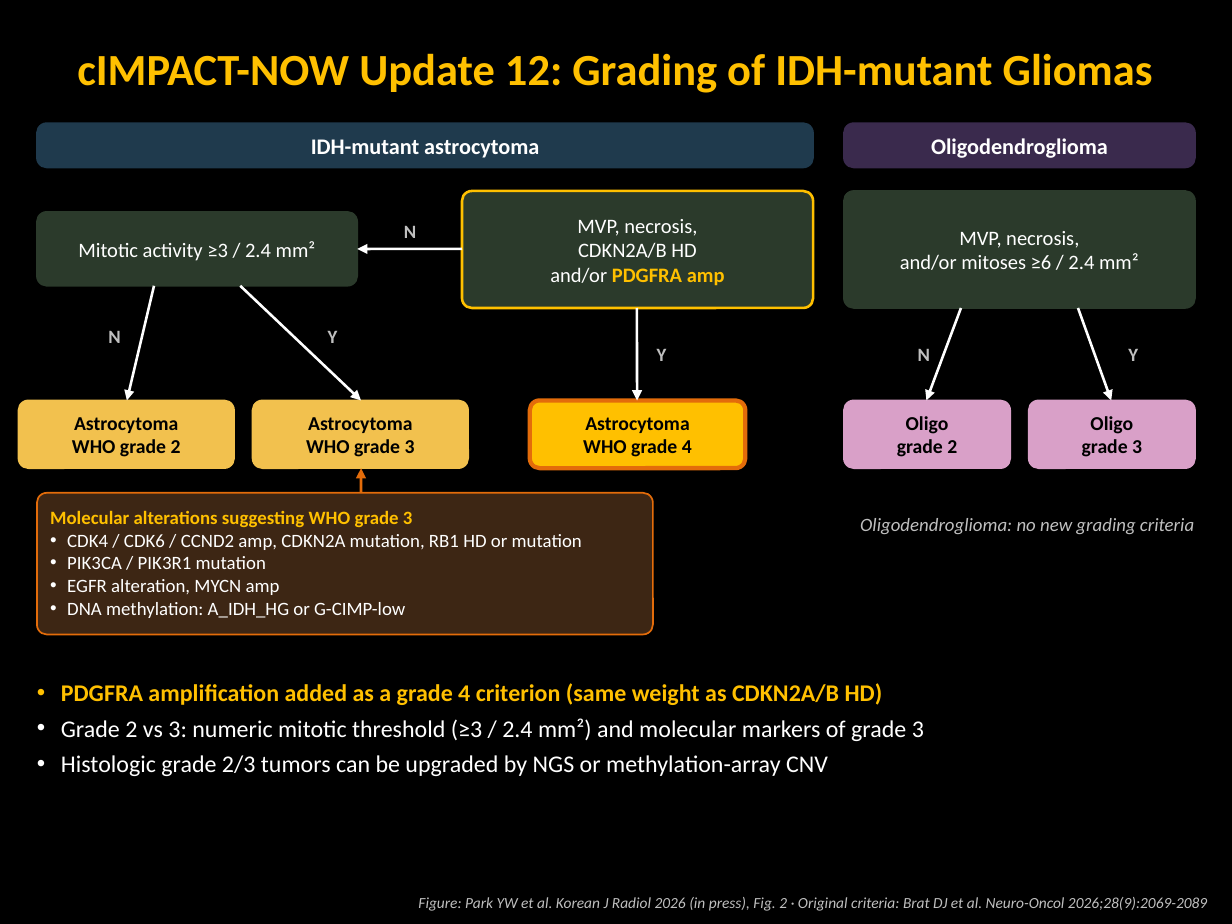
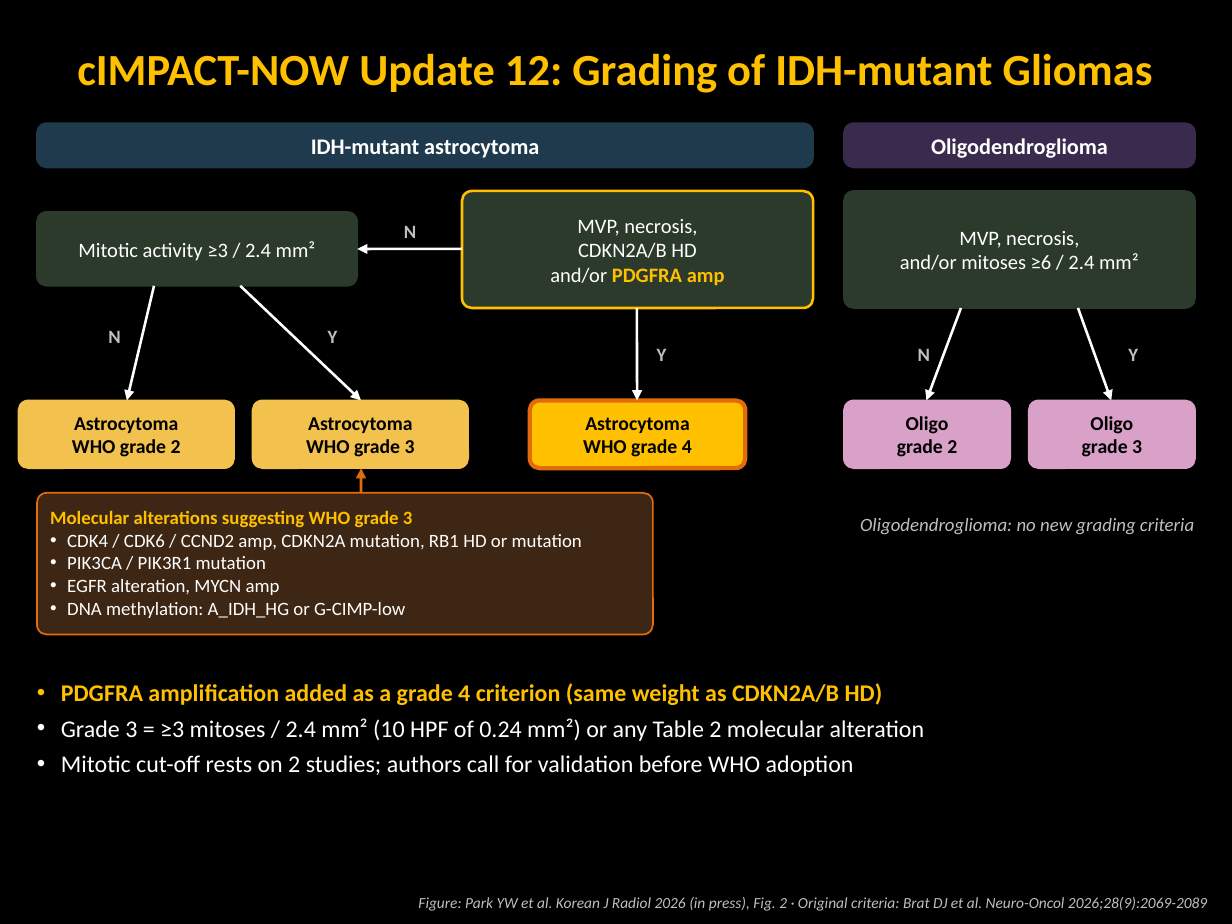
Before and after one commit to KSY-radiology/test-repro, a slide deck: slide 2 of deck/cIMPACT-NOW_update12_disease_review.pptx. Drawn at 1232x924 pixels with LibreOffice and Linux fonts; fonts in the diff are those of the drawing. Boxes give left, top, right and bottom in pixels: in the first picture for what was removed or moved away, otherwise in the second. Text is boxed around its words. In the diff, an @@ line names an element or a change of style, - is before the commit and + after.

```diff
--- a/deck/cIMPACT-NOW_update12_disease_review.pptx
+++ b/deck/cIMPACT-NOW_update12_disease_review.pptx
@@ text at box(61, 718, 924, 776): text changed @@
-• Grade 2 vs 3: numeric mitotic threshold (≥3 / 2.4 mm²) and molecular markers of grade 3
-• Histologic grade 2/3 tumors can be upgraded by NGS or methylation-array CNV
+• Grade 3 = ≥3 mitoses / 2.4 mm² (10 HPF of 0.24 mm²) or any Table 2 molecular alteration
+• Mitotic cut-off rests on 2 studies; authors call for validation before WHO adoption
```
Also in this commit, not shown: 3 other slides changed, 3 other files.
